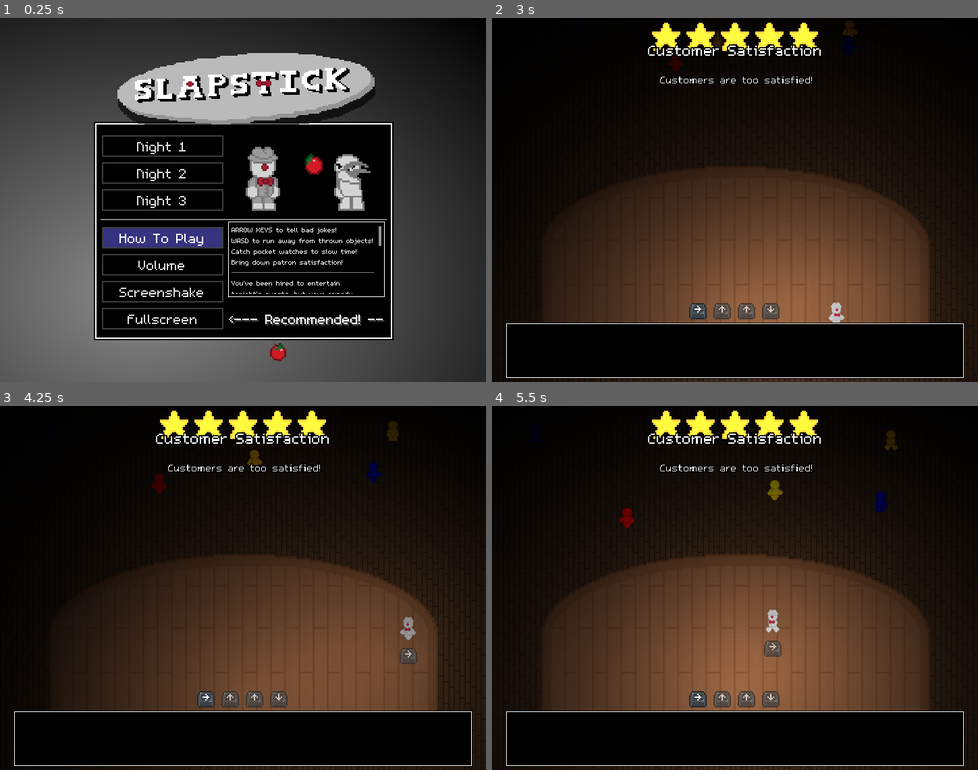
Above: before the commit, frames 1-4 (two rows, left to right).
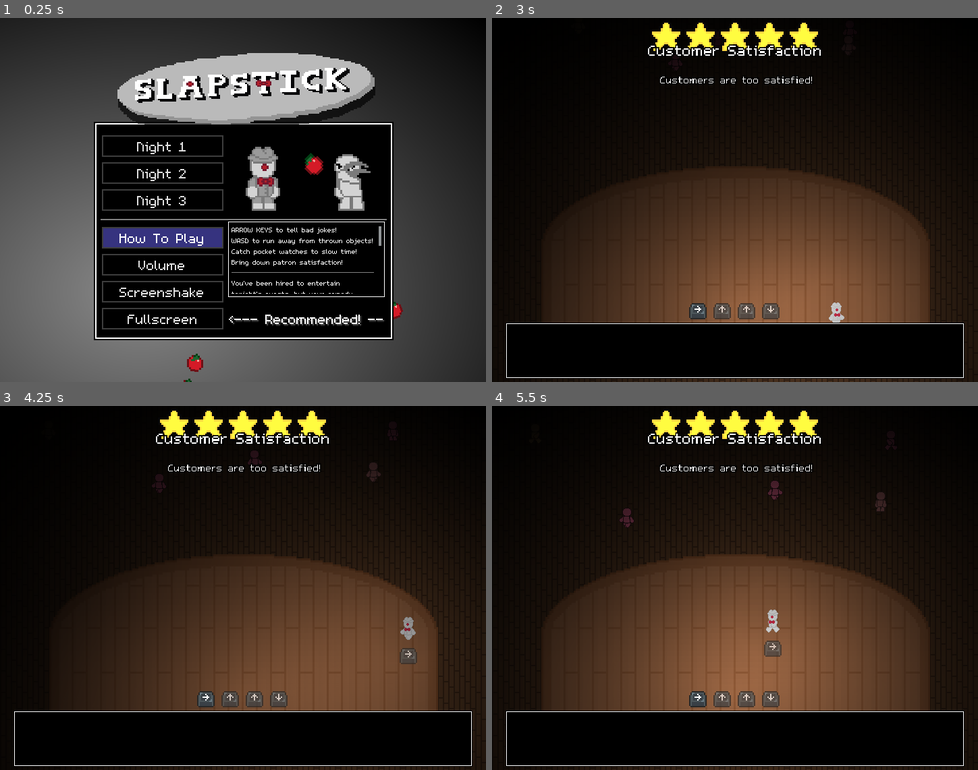
Above: after the commit, the same moments.

Repository: InRe-Dan/MiniJameGam34
Game: Godot game, scene res://menus/main_menu.tscn
The game is run twice, just before and just after one commit, with the same random seed, the same clock (stepped at 60 frames per second) and the same inputs.
Inputs:
- Up to frame 1 (0.25 s): no input
- Up to frame 2 (3 s): click "Night 1" at 0.5 s; tap Enter at 1.25 s; hold D (move_right) 1.28-2.03 s; hold S (move_down) 2.03-2.78 s; hold D (move_right) from 2.78 s (still down)
- Up to frame 3 (4.25 s): release D (move_right) at 3.53 s; hold W (move_up) from 3.53 s (still down)
- Up to frame 4 (5.5 s): release W (move_up) at 4.28 s; hold A (move_left) from 4.28 s (still down)

The runs differ from the first frame. In frame 1, 0.3% of the frame differs, in the area x 37-83%, y 77-100%; in frame 2, less than 0.1%; in frame 3, 0.2%; in frame 4, 0.4%, in the area x 26-84%, y 6-34%.

Commit message:
Final commit

Diff:
--- a/Hazard/spectators/palette.tres
+++ b/Hazard/spectators/palette.tres
@@ -1,23 +1,28 @@
-[gd_resource type="Resource" script_class="ColorPalette" load_steps=6 format=3 uid="uid://867re7606t16"]
+[gd_resource type="Resource" script_class="ColorPalette" load_steps=7 format=3 uid="uid://867re7606t16"]
 
 [ext_resource type="Script" path="res://Hazard/spectators/color.gd" id="1_eott7"]
 [ext_resource type="Script" path="res://Hazard/spectators/colors.gd" id="1_i0cno"]
 
 [sub_resource type="Resource" id="Resource_uiewn"]
 script = ExtResource("1_eott7")
-main = Color(0.635294, 0, 0, 1)
-accent = Color(0.458824, 0, 0, 1)
+main = Color(0.31, 0.30194, 0.1488, 1)
+accent = Color(0.1, 0.0974, 0.048, 1)
 
 [sub_resource type="Resource" id="Resource_atdum"]
 script = ExtResource("1_eott7")
-main = Color(0, 0, 0.537255, 1)
-accent = Color(0, 0, 0.239216, 1)
+main = Color(0.37, 0.2257, 0.2257, 1)
+accent = Color(0.16, 0.0992, 0.0992, 1)
 
 [sub_resource type="Resource" id="Resource_armws"]
 script = ExtResource("1_eott7")
-main = Color(1, 0.556863, 0, 1)
-accent = Color(0.67451, 0.337255, 0, 1)
+main = Color(0.38, 0.27911, 0.1558, 1)
+accent = Color(0.17, 0.11475, 0.0595, 1)
+
+[sub_resource type="Resource" id="Resource_k4h0m"]
+script = ExtResource("1_eott7")
+main = Color(0.39, 0.1716, 0.23712, 1)
+accent = Color(0.1, 0.044, 0.0598667, 1)
 
 [resource]
 script = ExtResource("1_i0cno")
-palette = Array[ExtResource("1_eott7")]([SubResource("Resource_uiewn"), SubResource("Resource_atdum"), SubResource("Resource_armws")])
+palette = Array[ExtResource("1_eott7")]([SubResource("Resource_uiewn"), SubResource("Resource_atdum"), SubResource("Resource_armws"), SubResource("Resource_k4h0m")])
--- /dev/null
+++ b/Jokes/JokeList/joke21.tres
@@ -0,0 +1,8 @@
+[gd_resource type="Resource" script_class="JokeResource" load_steps=2 format=3 uid="uid://6mk0g0nabltd"]
+
+[ext_resource type="Script" path="res://Jokes/joke_resource.gd" id="1_xs4vw"]
+
+[resource]
+script = ExtResource("1_xs4vw")
+setup = "What kind of music do windmills like?"
+punchline = "They're big metal fans!"
--- /dev/null
+++ b/Jokes/JokeList/joke22.tres
@@ -0,0 +1,8 @@
+[gd_resource type="Resource" script_class="JokeResource" load_steps=2 format=3 uid="uid://kpqfl0ojffh1"]
+
+[ext_resource type="Script" path="res://Jokes/joke_resource.gd" id="1_5um4h"]
+
+[resource]
+script = ExtResource("1_5um4h")
+setup = "What do hillbillies drink from?"
+punchline = "Hiccups!"
--- /dev/null
+++ b/Jokes/JokeList/joke23.tres
@@ -0,0 +1,8 @@
+[gd_resource type="Resource" script_class="JokeResource" load_steps=2 format=3 uid="uid://mw46kjljfg7j"]
+
+[ext_resource type="Script" path="res://Jokes/joke_resource.gd" id="1_rfiu0"]
+
+[resource]
+script = ExtResource("1_rfiu0")
+setup = "What do hillbillies drink from?"
+punchline = "Hiccups!"
--- /dev/null
+++ b/Jokes/JokeList/joke24.tres
@@ -0,0 +1,8 @@
+[gd_resource type="Resource" script_class="JokeResource" load_steps=2 format=3 uid="uid://crd2b4cm0qv01"]
+
+[ext_resource type="Script" path="res://Jokes/joke_resource.gd" id="1_7oi0k"]
+
+[resource]
+script = ExtResource("1_7oi0k")
+setup = "Why did the invisible man turn down a job offer?"
+punchline = "He couldn't see himself doing it!"
--- /dev/null
+++ b/Jokes/JokeList/joke25.tres
@@ -0,0 +1,8 @@
+[gd_resource type="Resource" script_class="JokeResource" load_steps=2 format=3 uid="uid://bbr7sd4v8hk71"]
+
+[ext_resource type="Script" path="res://Jokes/joke_resource.gd" id="1_ybnrg"]
+
+[resource]
+script = ExtResource("1_ybnrg")
+setup = "What do you call someone else's cheese?"
+punchline = "Nacho cheese!"
--- /dev/null
+++ b/Jokes/JokeList/joke26.tres
@@ -0,0 +1,8 @@
+[gd_resource type="Resource" script_class="JokeResource" load_steps=2 format=3 uid="uid://bkyngg2r2a421"]
+
+[ext_resource type="Script" path="res://Jokes/joke_resource.gd" id="1_yve0x"]
+
+[resource]
+script = ExtResource("1_yve0x")
+setup = "Whats green and sings?"
+punchline = "Elivs Parsley!"
--- a/menus/main_menu.tscn
+++ b/menus/main_menu.tscn
@@ -57,13 +57,15 @@
 texture = SubResource("GradientTexture2D_knwjc")
 
 [node name="CPUParticles2D" type="CPUParticles2D" parent="."]
-position = Vector2(363, 564)
-amount = 30
+position = Vector2(361, 628)
+amount = 60
 lifetime = 5.0
 lifetime_randomness = 0.71
 texture = SubResource("AtlasTexture_oq2ji")
+emission_shape = 3
+emission_rect_extents = Vector2(200, 1)
 direction = Vector2(0, -1)
-initial_velocity_min = 400.0
+initial_velocity_min = 800.0
 initial_velocity_max = 1500.0
 angular_velocity_min = -112.0
 angular_velocity_max = 224.0
